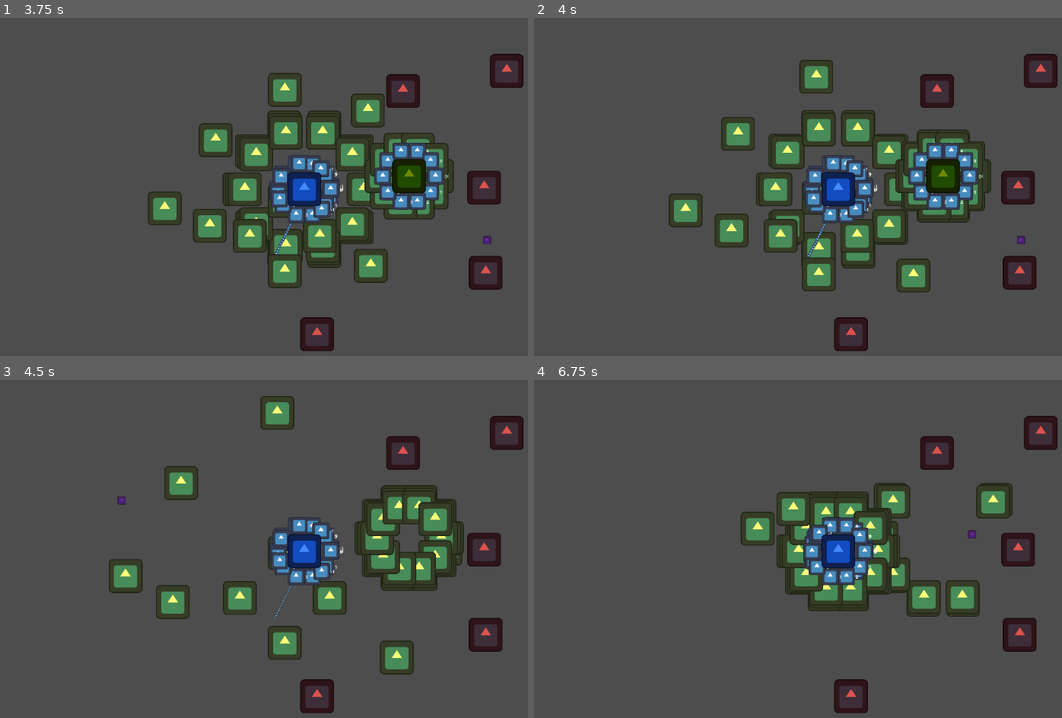
Above: before the commit, frames 1-4 (two rows, left to right).
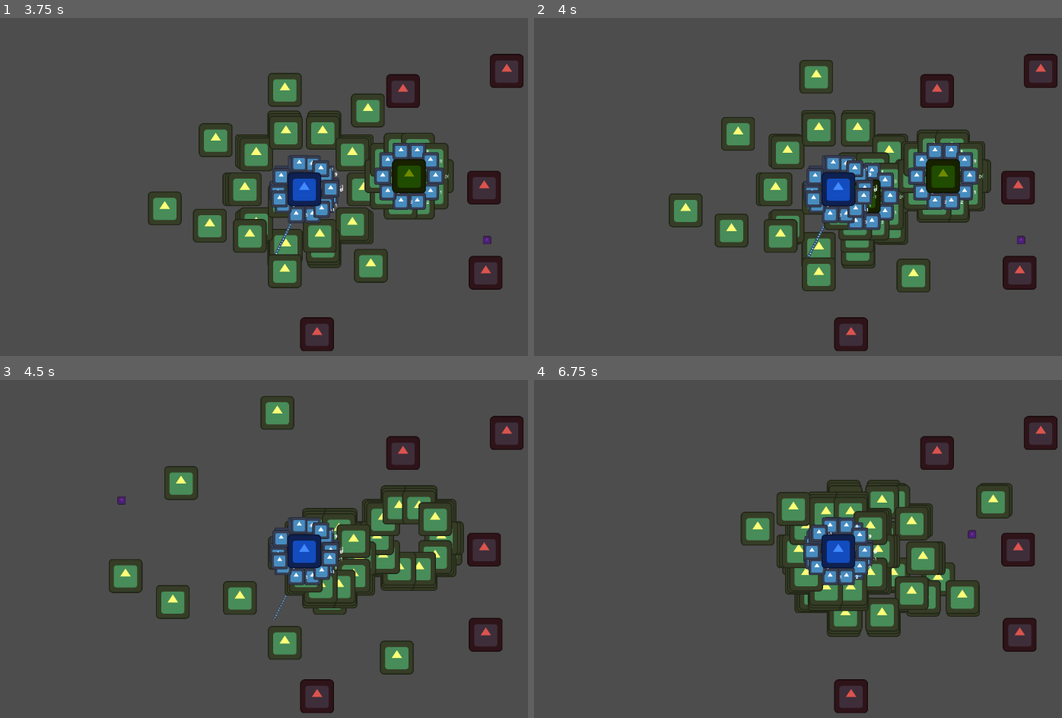
Above: after the commit, the same moments.

Repository: rodeyfeld/modular_abilities
Game: Godot game, scene res://world.tscn
The game is run twice, just before and just after one commit, with the same random seed, the same clock (stepped at 60 frames per second) and the same inputs. The engine's default icon, where the game draws it, is replaced by a stand-in: a white triangle on a blue panel in a dark square.
Inputs (mouse positions are in pixels of both pictures, inside the frame that each line leads up to):
- Up to frame 1 (3.75 s): tap Enter at 0.5 s; move the mouse to (438, 173) at 0.52 s; tap 1 (1) at 0.6 s; tap 2 (2) at 0.8, 1.35 s; move the mouse to (184, 207) at 1.27 s; tap 3 (3) at 1.55, 2.1 s; move the mouse to (364, 112) at 2.02 s; tap 4 (4) at 2.3, 2.85 s; move the mouse to (274, 257) at 2.77 s; tap 5 (5) at 3.05, 3.6 s; move the mouse to (485, 241) at 3.52 s
- Up to frame 2 (4 s): tap 6 (6) at 3.8 s
- Up to frame 3 (4.5 s): move the mouse to (121, 498) at 4.27 s; tap 6 (6) at 4.35 s
- Up to frame 4 (6.75 s): tap 1 (1) at 4.55, 5.1 s; move the mouse to (866, 552) at 5.02 s; tap 2 (2) at 5.3, 5.85 s; move the mouse to (745, 464) at 5.77 s; tap 3 (3) at 6.05, 6.6 s; move the mouse to (972, 535) at 6.52 s

Frame 1 is identical in both runs. In frame 2, 1.6% of the frame differs, in the area x 54-71%, y 39-66%; in frame 3, 2.4%; in frame 4, 4.0%, in the area x 46-80%, y 29-77%.

Commit message:
linear projectile start persisting abilities

Diff:
--- a/ability/action/linear_projectile.gd
+++ b/ability/action/linear_projectile.gd
@@ -41,7 +41,8 @@
 		# Fire the projectile
 		projectile.fire(
 			caster_ability.caster,
-			self.data.attribute_fields.attribute_field_fire_data.timeout
+			self.data.attribute_fields.attribute_field_fire_data.timeout,
+			self.data.persistent_abilities
 		)
 		# Free the attach node
 		#attach_node.queue_free()
--- a/ability/custom_abilities/flamethrowing_fireball.tres
+++ b/ability/custom_abilities/flamethrowing_fireball.tres
@@ -6,7 +6,6 @@
 [ext_resource type="Script" path="res://ability/ability_action_data.gd" id="4_ssfdu"]
 [ext_resource type="Script" path="res://ability/data_driven_ability.gd" id="5_jy6am"]
 [ext_resource type="Script" path="res://ability/ability_event_data.gd" id="6_5wrik"]
-[ext_resource type="Resource" uid="uid://ct3a58duv0edx" path="res://ability/custom_abilities/ice_nova.tres" id="7_ruf54"]
 
 [sub_resource type="Resource" id="Resource_sgkju"]
 script = ExtResource("1_2tx6p")
@@ -34,67 +33,68 @@
 cooldown = 0.0
 attribute_field_fire_data = SubResource("Resource_cgh5f")
 
-[sub_resource type="Resource" id="Resource_8mdkv"]
+[sub_resource type="Resource" id="Resource_ddnxu"]
+script = ExtResource("1_2tx6p")
+mask_flag_type = 1
+behavior_flags = 1
+name = "ice nova"
+description = "several nodes in nova mode"
+cooldown = 3.0
+
+[sub_resource type="Resource" id="Resource_jj0hn"]
+script = ExtResource("2_ihwyi")
+attribute_field_fire_mode_type = 1
+angle_between_shots = 0.0
+time_between_execution = 0.2
+num_execution = 3.0
+num_to_fire_per_execution = 10.0
+timeout = 3.0
+arc = 0.0
+max_distance = 0.0
+
+[sub_resource type="Resource" id="Resource_wgylr"]
+script = ExtResource("3_peh6p")
+amount = 0.0
+speed = 50.0
+cooldown = 0.0
+attribute_field_fire_data = SubResource("Resource_jj0hn")
+
+[sub_resource type="Resource" id="Resource_tkiwy"]
+script = ExtResource("4_ssfdu")
+attribute_fields = SubResource("Resource_wgylr")
+trigger_abilities = Array[ExtResource("5_jy6am")]([])
+persistent_abilities = Array[ExtResource("5_jy6am")]([])
+action_type = 3
+target_type = 1
+to_be_removed = false
+
+[sub_resource type="Resource" id="Resource_08edy"]
+script = ExtResource("6_5wrik")
+event_type = 2
+actions = Array[ExtResource("4_ssfdu")]([SubResource("Resource_tkiwy")])
+modifiers = Array[Resource("res://ability/ability_modifier_data.gd")]([])
+
+[sub_resource type="Resource" id="Resource_pu4gk"]
 script = ExtResource("5_jy6am")
-ability_event_data = Array[ExtResource("6_5wrik")]([])
+ability_data = SubResource("Resource_ddnxu")
+ability_event_data = Array[ExtResource("6_5wrik")]([SubResource("Resource_08edy")])
 
 [sub_resource type="Resource" id="Resource_7o6k7"]
 script = ExtResource("4_ssfdu")
 attribute_fields = SubResource("Resource_untnd")
-trigger_abilities = Array[ExtResource("5_jy6am")]([SubResource("Resource_8mdkv")])
-persistent_abilities = Array[ExtResource("5_jy6am")]([])
+trigger_abilities = Array[ExtResource("5_jy6am")]([])
+persistent_abilities = Array[ExtResource("5_jy6am")]([SubResource("Resource_pu4gk")])
 action_type = 3
 target_type = 3
-to_be_removed = false
-
-[sub_resource type="Resource" id="Resource_ysbth"]
-script = ExtResource("4_ssfdu")
-trigger_abilities = Array[ExtResource("5_jy6am")]([])
-persistent_abilities = Array[ExtResource("5_jy6am")]([])
-action_type = 5
-target_type = 0
 to_be_removed = false
 
 [sub_resource type="Resource" id="Resource_36ivp"]
 script = ExtResource("6_5wrik")
 event_type = 2
-actions = Array[ExtResource("4_ssfdu")]([SubResource("Resource_7o6k7"), SubResource("Resource_ysbth")])
-modifiers = Array[Resource("res://ability/ability_modifier_data.gd")]([])
-
-[sub_resource type="Resource" id="Resource_kyxyc"]
-script = ExtResource("2_ihwyi")
-attribute_field_fire_mode_type = 0
-angle_between_shots = 0.0
-time_between_execution = 0.0
-num_execution = 1.0
-num_to_fire_per_execution = 1.0
-timeout = 3.0
-arc = 0.0
-max_distance = 0.0
-
-[sub_resource type="Resource" id="Resource_4gmru"]
-script = ExtResource("3_peh6p")
-amount = 0.0
-speed = 0.0
-cooldown = 0.0
-attribute_field_fire_data = SubResource("Resource_kyxyc")
-
-[sub_resource type="Resource" id="Resource_u0xm6"]
-script = ExtResource("4_ssfdu")
-attribute_fields = SubResource("Resource_4gmru")
-trigger_abilities = Array[ExtResource("5_jy6am")]([ExtResource("7_ruf54")])
-persistent_abilities = Array[ExtResource("5_jy6am")]([])
-action_type = 5
-target_type = 3
-to_be_removed = false
-
-[sub_resource type="Resource" id="Resource_81oac"]
-script = ExtResource("6_5wrik")
-event_type = 4
-actions = Array[ExtResource("4_ssfdu")]([SubResource("Resource_u0xm6")])
+actions = Array[ExtResource("4_ssfdu")]([SubResource("Resource_7o6k7")])
 modifiers = Array[Resource("res://ability/ability_modifier_data.gd")]([])
 
 [resource]
 script = ExtResource("5_jy6am")
 ability_data = SubResource("Resource_sgkju")
-ability_event_data = Array[ExtResource("6_5wrik")]([SubResource("Resource_36ivp"), SubResource("Resource_81oac")])
+ability_event_data = Array[ExtResource("6_5wrik")]([SubResource("Resource_36ivp")])
--- a/entity/actor/player/player.gd
+++ b/entity/actor/player/player.gd
@@ -33,6 +33,10 @@
 				'scene': preload("res://ability/custom_abilities/plasma_beam.tres"),
 				'ability': null
 		},
+		'6': {
+				'scene': preload("res://ability/custom_abilities/flamethrowing_fireball.tres"),
+				'ability': null
+		},
 	}
 	title = "player"
 	for ability in abilities:
--- a/entity/spells/projectile.gd
+++ b/entity/spells/projectile.gd
@@ -11,6 +11,7 @@
 signal projectile_hit
 signal projectile_timeout
 @onready var projectile_timeout_timer = $ProjectileTimeoutTimer
+var thinker_scene = preload("res://entity/actor/thinker/thinker.tscn")
 var projectile_owner:Actor
 var point_at_distance_x
 var point_at_distance_y
@@ -21,10 +22,21 @@
 func _physics_process(_delta):
 	move_and_slide()
 
-func fire(p_owner, _timeout = -1):
+func fire(p_owner, _timeout = -1, persistent_abilities=[]):
+	await self.ready
 	projectile_owner = p_owner
 	$ProjectileTimeoutTimer.call_deferred("start", _timeout)
 	velocity = initial_direction.normalized() * initial_speed
+
+	#for persistent_ability in persistent_abilities:
+	for i in range(len(persistent_abilities)):
+		var thinker:Thinker = thinker_scene.instantiate()
+		var thinker_container_node = get_tree().get_root().get_node("World/ThinkerContainer")
+		thinker.abilities[i] = persistent_abilities[i]
+		thinker.global_position = self.global_position
+		#get_midpoint(beam_line.points[0], beam_line.points[1])
+		thinker_container_node.call_deferred("add_child", thinker)
+
 
 func on_hit():
 	pass
Not shown: 1 places in ability/custom_abilities/flamethrowing_fireball.tres that only renumber resources
